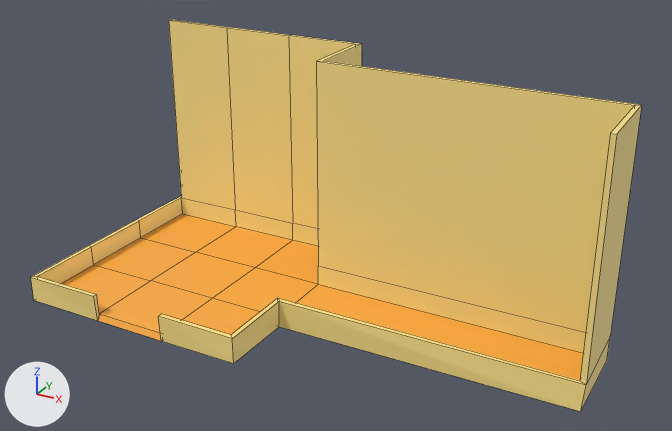
A saved change to the Blender file Models/Main level/Clutter Room/room layout.blend.
Before and after are seen from a 50 mm lens placed at (9.31, -11.97, 7.71), pointed at (2.71, 0.02, 1.72). The lights are fixed; the arrows at lower left show +X, +Y and +Z. Mesh edges are drawn as thin lines.

The scene before the commit, as lines of its bpy script (objects in view):
```python
me_cube_006 = bpy.data.meshes.new('Cube.006')
me_cube_006.from_pydata(...)  # 39 vertices, 29 faces; spans x -1.0..3.49, y -1.0..1.0, z -1.0..1.0
# faces by material slot: [19, 10]
me_cube_006.materials.append(mat_yellow)  # yellow #ffe48b
me_cube_006.materials.append(mat_dark_yellow)  # orange #ffae42
# before: 2 (-1.0, 1.0, 1.0), 5 (1.0, 1.0, 1.0), 14 (1.0, 0.33, 1.0), 21 (-0.33, 1.0, 1.0), 22 (0.33, 1.0, 1.0)
# before: 35 (3.49, 0.33, 1.0), 36 (3.49, -0.33, 1.0)
ob_cube_004 = bpy.data.objects.new('Cube.004', me_cube_006)
ob_cube_004.location = (0.0, 0.0, 2.0)
ob_cube_004.scale = (2.0, 2.0, 2.0)
_m = ob_cube_004.modifiers.new('Solidify', 'SOLIDIFY')
_m.thickness = 0.04
_m.use_even_offset = True
```
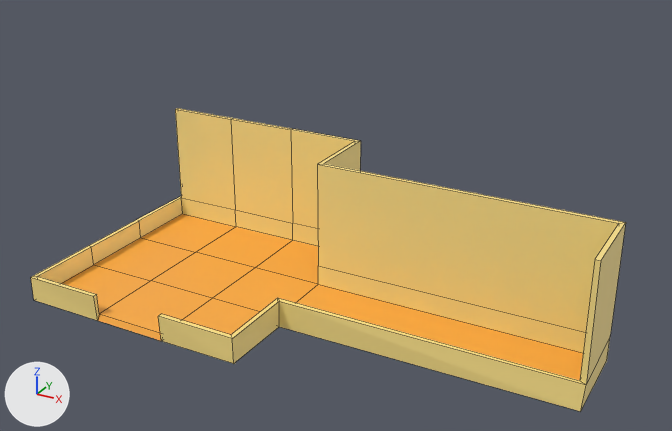
Changed parts and their boxes (x1, y1, x2, y2) in the pictures (672 x 431 px; the box of a moved part takes in the faces that stretch with it):
'Cube.004', reshaped (22% shorter): before (31, 20, 642, 411); after (31, 108, 626, 411)
part 1 of me_cube_006, moved or reshaped: before (169, 20, 642, 347); after (175, 108, 626, 347)

The edits, one by one:
me_cube_006 has 39 vertices, 29 faces and spans x -1.0..3.49, y -1.0..1.0, z -1.0..1.0.
me_cube_006 is used by ob_cube_004; location (0.0, 0.0, 2.0); scale (2.0, 2.0, 2.0).
Part 1, on me_cube_006:
Vertices 2, 5, 14, 21, 22, 35, 36 of me_cube_006 move by (0.0, 0.0, -0.87).
